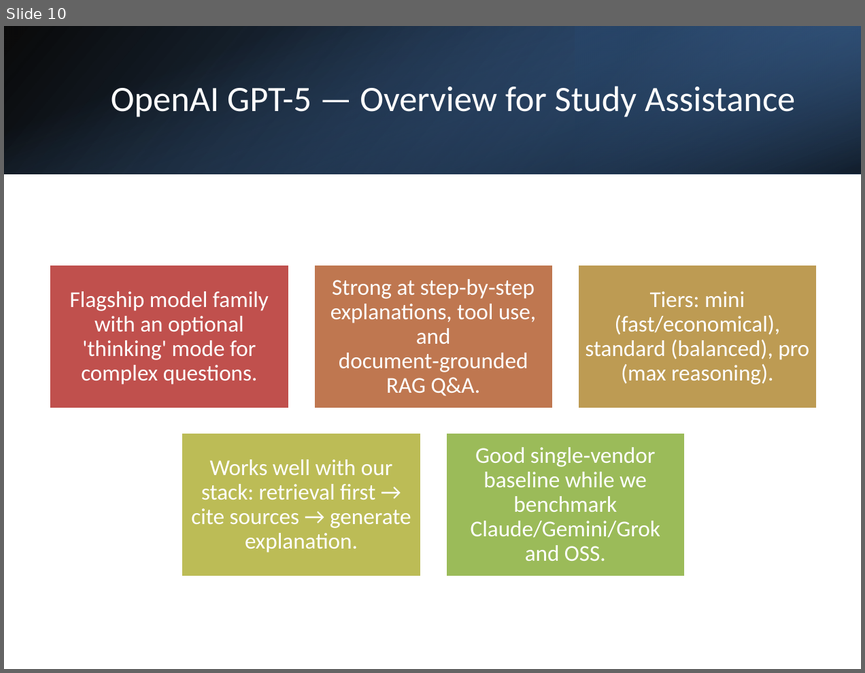
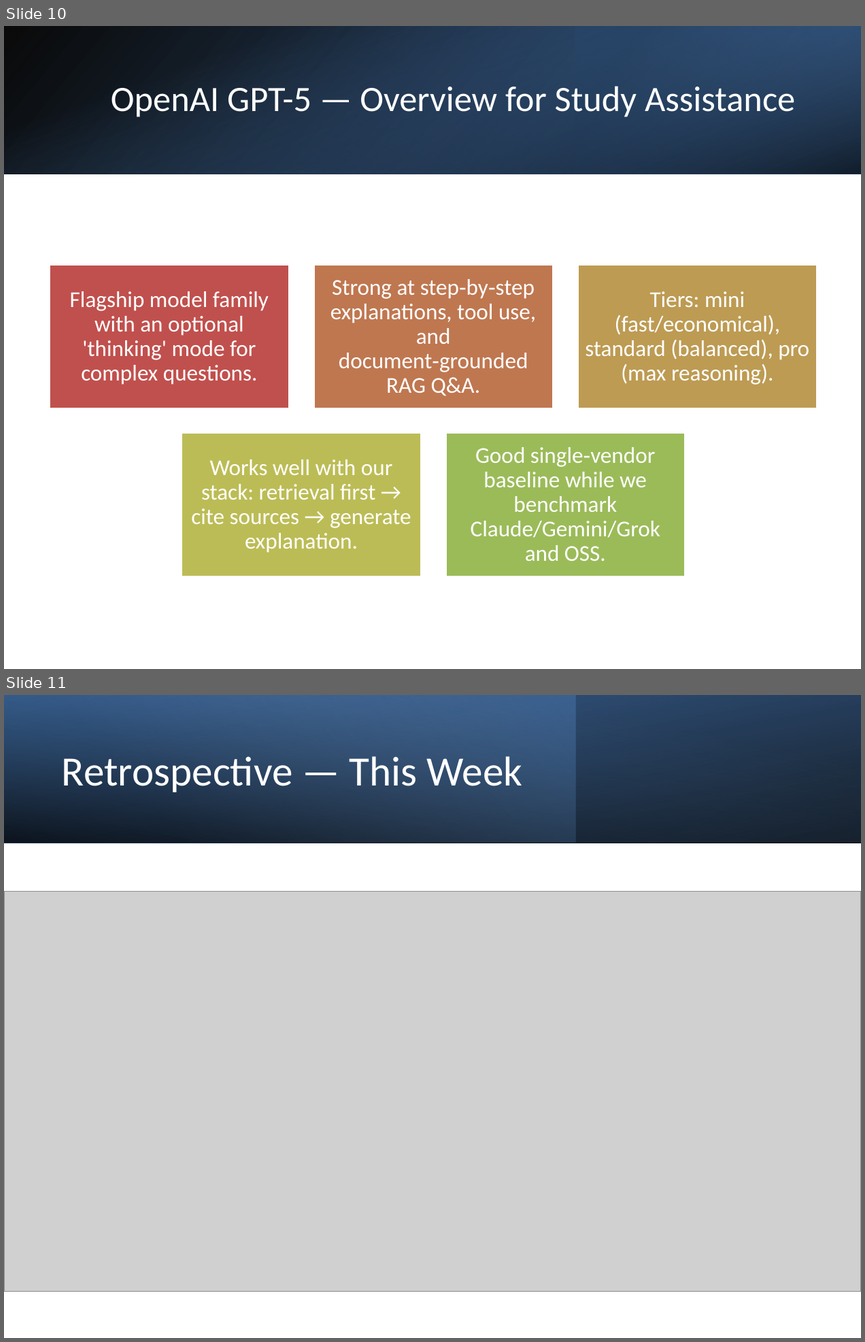
Before and after one commit to yuriiSY/Study-Buddy, a slide deck: Weekly Submissions/Week4/Week4.pptx. Shown one above the other, each under a label of ours: slide 10 before the commit, slides 10 and 11 after it. The pictures are 865x673 and 865x1342 pixels, drawn with LibreOffice and Linux fonts; fonts in the diff are those of the drawing; grey boxes stand for pictures. Boxes give left, top, right and bottom in pixels: in the first picture for what was removed or moved away, otherwise in the second. Text is boxed around its words. In the diff, an @@ line names an element or a change of style, - is before the commit and + after.

Commit message:
edit week 4 ppt

```diff
--- a/Weekly Submissions/Week4/Week4.pptx
+++ b/Weekly Submissions/Week4/Week4.pptx
@@ slide 11 added at (4, 695, 861, 1338), background #FFFFFF @@
@@ rectangle added at (4, 695, 861, 843), fill gradient #000000 to #376092 @@
@@ rectangle added at (4, 695, 575, 843), fill gradient #4F81BD to #95B3D7 @@
@@ rectangle added at (4, 695, 861, 843), fill gradient #000000 to #4F81BD @@
@@ title added at (62, 756, 523, 792), 35 pt, text #FFFFFF @@
+Retrospective — This Week
@@ picture added at (4, 892, 861, 1291) @@
```
Also in this commit, not shown: 1 slide changed, 1 other slide added, 2 slides removed, 2 other files.
